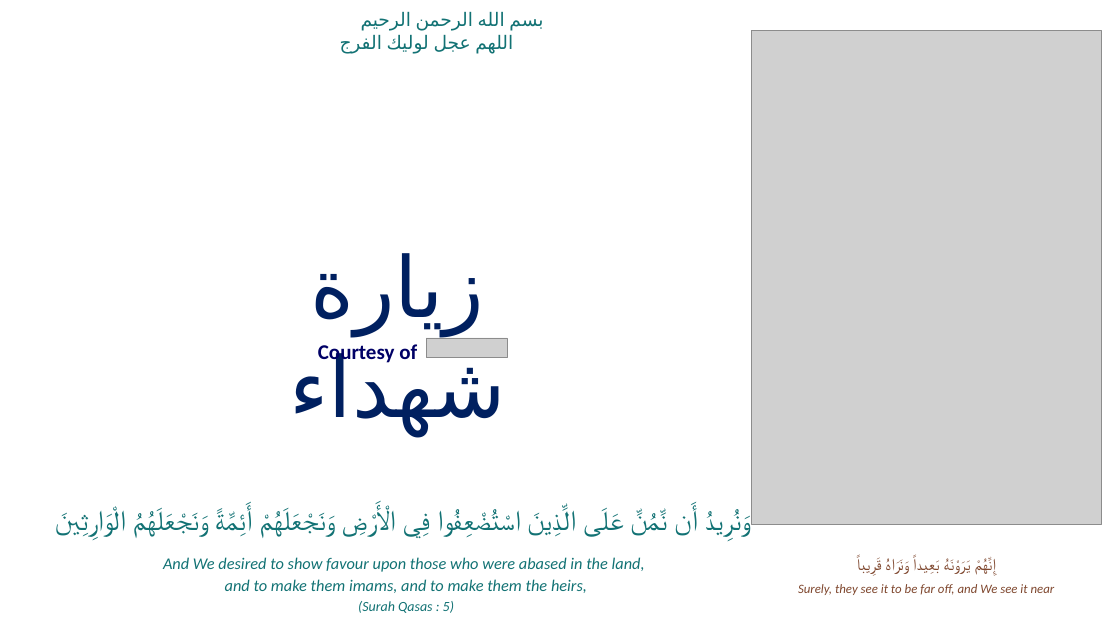
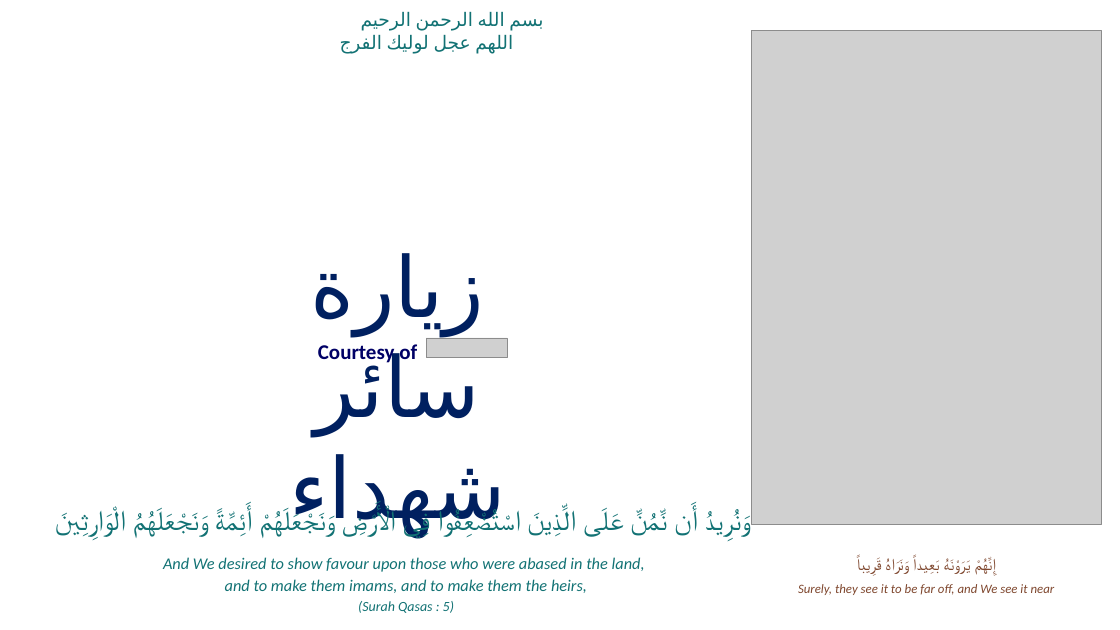
Before and after one commit to GhayurH/Slides, a slide deck: slide 77 of PPTs/Ziyarat Warith.pptx. Drawn at 1120x630 pixels with LibreOffice and Linux fonts; fonts in the diff are those of the drawing; grey boxes stand for pictures. Boxes give left, top, right and bottom in pixels: in the first picture for what was removed or moved away, otherwise in the second. Text is boxed around its words. In the diff, an @@ line names an element or a change of style, - is before the commit and + after.

```diff
--- a/PPTs/Ziyarat Warith.pptx
+++ b/PPTs/Ziyarat Warith.pptx
@@ text at (289,253,505,536): text changed @@
-زيارة شهداء
+زيارة سائر شهداء
```
